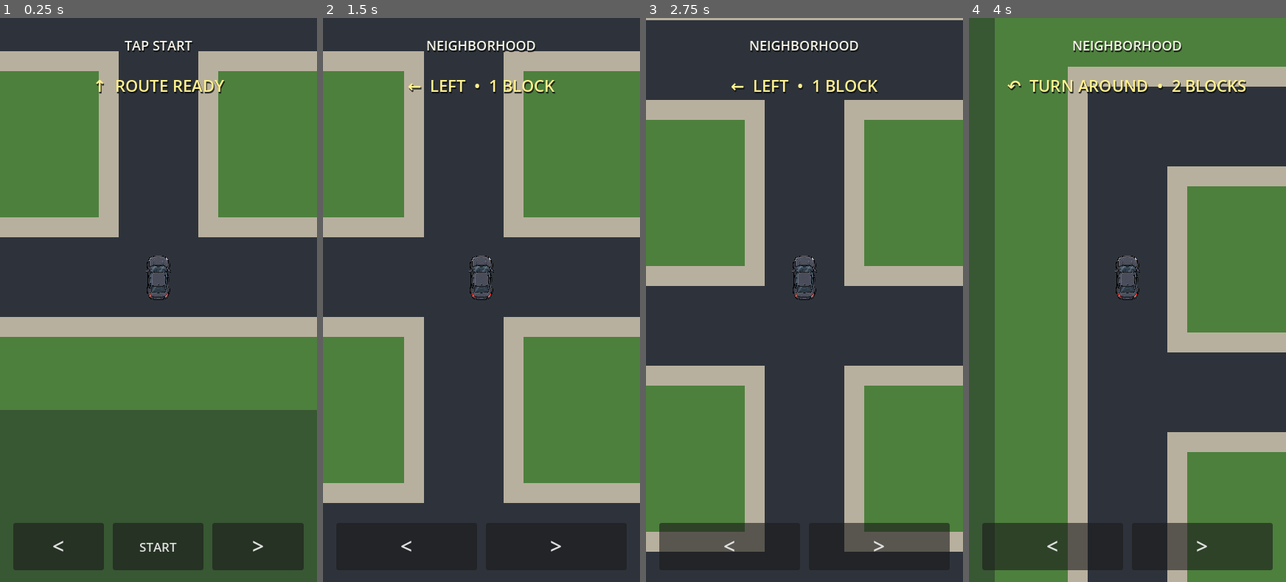
Above: before the commit, frames 1-4 (left to right).
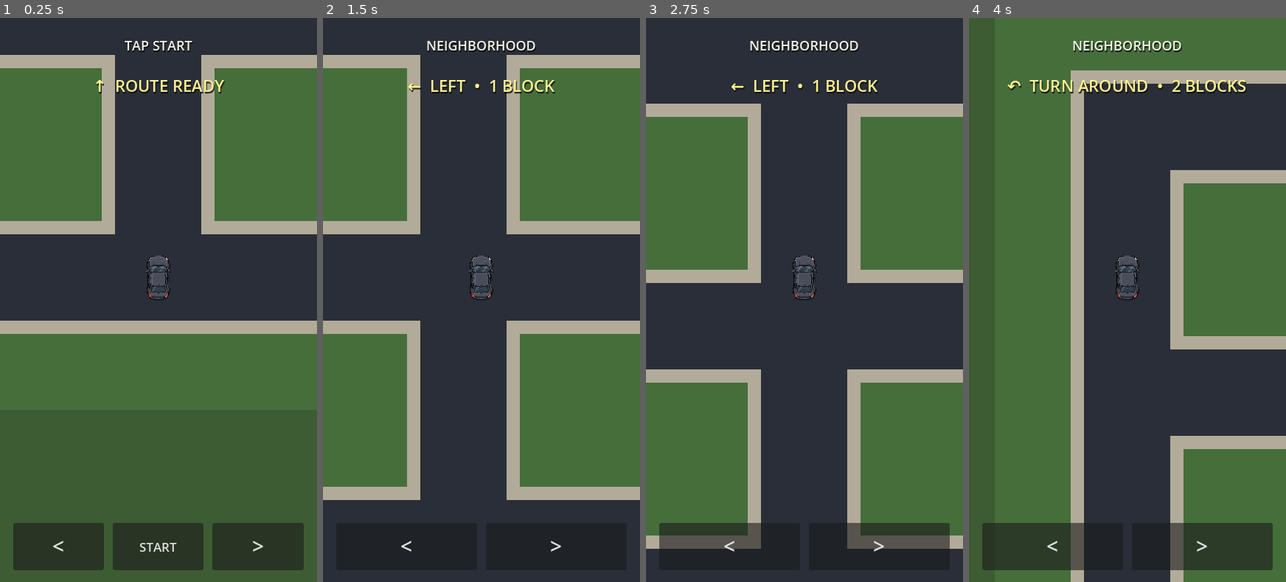
Above: after the commit, the same moments.

Repository: patrickcallahancomedy/comedian
Game: Godot game, scene res://scenes/drive/drive_module.tscn
Same seed, same stepped clock (60 frames per second), same inputs: the game is played once before the commit and once after it.
Inputs (mouse positions are in pixels of both pictures, inside the frame that each line leads up to):
- Up to frame 1 (0.25 s): no input
- Up to frame 2 (1.5 s): click "START" at 0.5 s; tap Enter (ui_accept) at 1.25 s; move the mouse to (551, 271) at 1.27 s; hold Right from 1.28 s (still down); tap Space at 1.35 s; click (551, 271) at 1.42 s
- Up to frame 3 (2.75 s): tap Enter (ui_accept) at 1.52 s; release Right at 2 s; drag from (741, 328) to (788, 412) at 2.02 s
- Up to frame 4 (4 s): move the mouse to (1159, 175) at 2.77 s; hold Right 2.78-3.5 s; tap Space at 2.85 s; drag from (1111, 412) to (1032, 215) at 3.52 s

The runs differ from the first frame. In frame 1, 4.0% of the frame differs, in the area x 0-100%, y 5-57%; in frame 2, 5.7%; in frame 3, 6.1%, in the area x 0-100%, y 0-95%; in frame 4, 4.9%.

Commit message:
Refine neighborhood road tile styling

Diff:
--- a/godot/scripts/drive/drive_grid_controller.gd
+++ b/godot/scripts/drive/drive_grid_controller.gd
@@ -20,13 +20,13 @@
 const CITY_CAR_SCALE := 6.0
 const CITY_SPEED_MULTIPLIER := 0.8
 
-const NEIGHBORHOOD_COLOR := Color(0.30, 0.50, 0.24)
-const NEIGHBORHOOD_SIDEWALK_COLOR := Color(0.72, 0.69, 0.62)
-const NEIGHBORHOOD_ROAD_COLOR := Color(0.18, 0.20, 0.23)
-const NEIGHBORHOOD_ROAD_WIDTH := 12.0
-const NEIGHBORHOOD_SIDEWALK_WIDTH := 18.0
-const NEIGHBORHOOD_VISUAL_PADDING_CELLS := 2
-const NEIGHBORHOOD_EDGE_COLOR := Color(0.22, 0.34, 0.20)
+const NEIGHBORHOOD_COLOR := Color(0.27, 0.43, 0.23)
+const NEIGHBORHOOD_SIDEWALK_COLOR := Color(0.70, 0.67, 0.60)
+const NEIGHBORHOOD_ROAD_COLOR := Color(0.16, 0.18, 0.22)
+const NEIGHBORHOOD_ROAD_WIDTH := 13.0
+const NEIGHBORHOOD_SIDEWALK_WIDTH := 17.0
+const NEIGHBORHOOD_VISUAL_PADDING_CELLS := 1.5
+const NEIGHBORHOOD_EDGE_COLOR := Color(0.24, 0.36, 0.20)
 const CONNECTOR_COLOR := Color(0.93, 0.56, 0.20)
 const HIGHWAY_COLOR := Color(0.72, 0.42, 0.58)
 const CITY_COLOR := Color(0.42, 0.44, 0.48)
@@ -442,8 +442,10 @@
 
 
 func _draw_neighborhood() -> void:
-	# Draw the 4x4 neighborhood as sixteen actual road blocks.
-	# The car always sits at a block center, so the art and movement graph match.
+	# Draw the 4x4 neighborhood as sixteen road tiles:
+	# corners are L-turns, perimeter cells are inward-facing T-junctions,
+	# and the four interior cells are four-way intersections.
+	# The car always sits at a tile center, so art and movement stay identical.
 	var rect := MAP.NEIGHBORHOOD_RECT
 	var padding := float(MAP.NEIGHBORHOOD_CELL * NEIGHBORHOOD_VISUAL_PADDING_CELLS)
 
